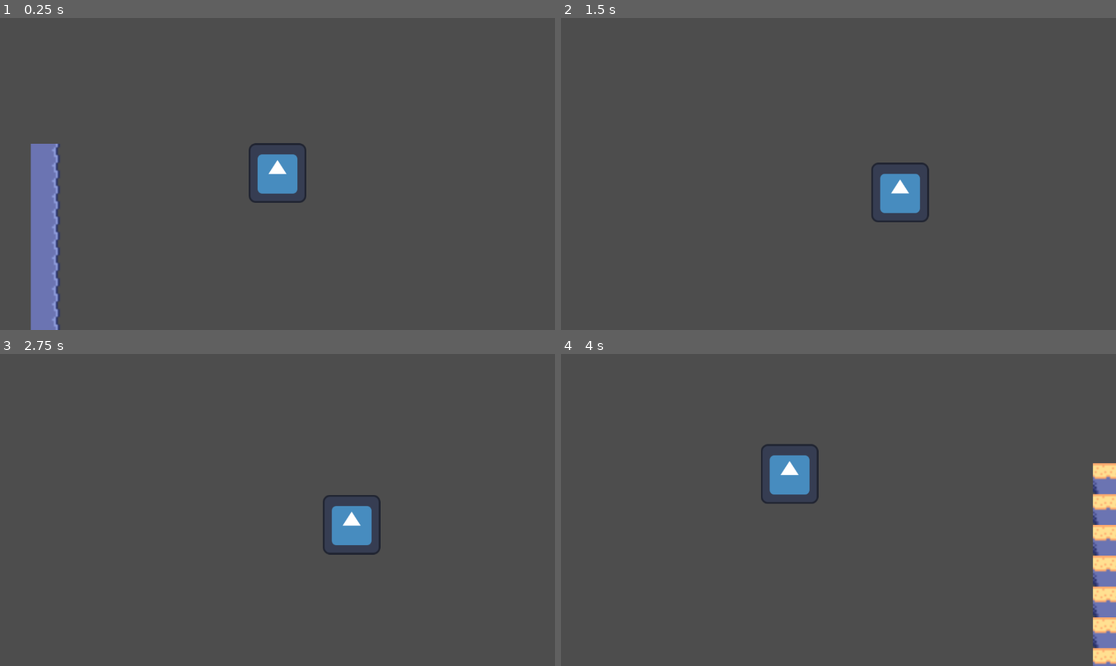
Above: before the commit, frames 1-4 (two rows, left to right).
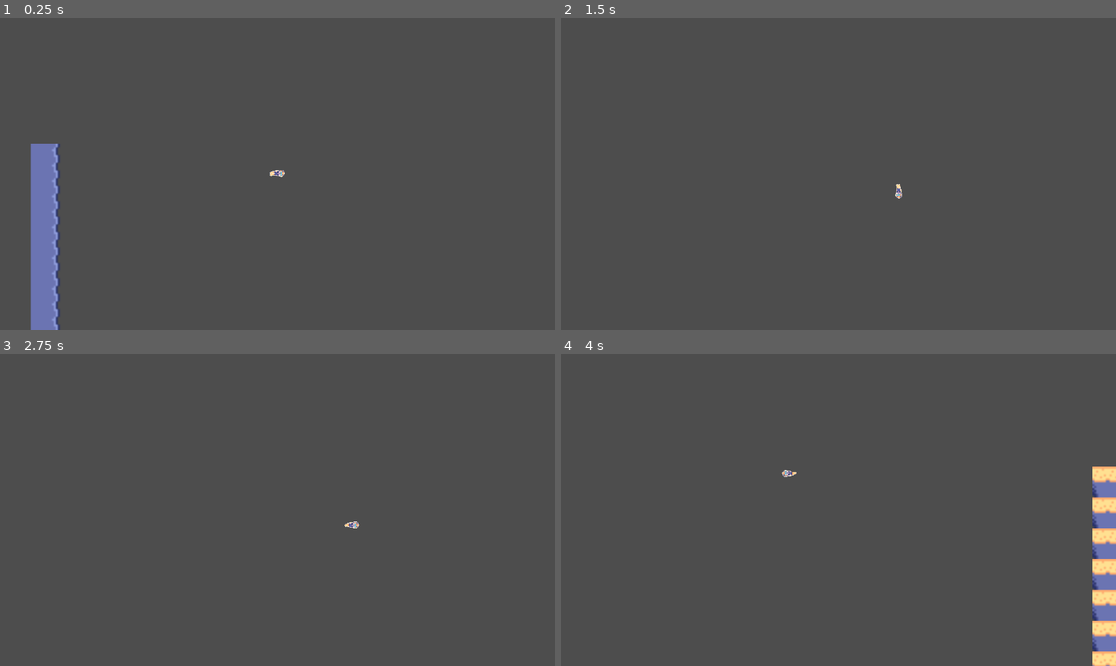
Above: after the commit, the same moments.

Repository: Steven-UY/2D-Game-Project
Game: Godot game, scene res://Scenes/Main.tscn
Same seed, same stepped clock (60 frames per second), same inputs: the game is played once before the commit and once after it. The engine's default icon, where the game draws it, is replaced by a stand-in: a white triangle on a blue panel in a dark square.
Inputs:
- Up to frame 1 (0.25 s): no input
- Up to frame 2 (1.5 s): hold D (move_right) 0.53-1.28 s; hold S (move_down) from 1.28 s (still down)
- Up to frame 3 (2.75 s): release S (move_down) at 2.03 s; hold D (move_right) from 2.03 s (still down)
- Up to frame 4 (4 s): release D (move_right) at 2.78 s; hold W (move_up) 2.78-3.53 s; hold A (move_left) from 3.53 s (still down)

The runs differ from the first frame. In frame 1, 1.2% of the frame differs, in the area x 44-56%, y 40-60%; in frame 2, 1.2%; in frame 3, 1.2%; in frame 4, 2.5%, in the area x 36-100%, y 28-100%.

Commit message:
finally got player to rotate gg

Diff:
--- a/vgd-lab-3/Scenes/maincharacter.tscn
+++ b/vgd-lab-3/Scenes/maincharacter.tscn
@@ -1,22 +1,65 @@
-[gd_scene load_steps=4 format=3 uid="uid://w7ty1bnhv1ri"]
+[gd_scene load_steps=7 format=3 uid="uid://w7ty1bnhv1ri"]
 
-[ext_resource type="Texture2D" uid="uid://b8uxsw2rsr6xi" path="res://Assets/icon.svg" id="1_0foge"]
 [ext_resource type="Script" path="res://Scripts/maincharacter.gd" id="1_pmeiv"]
+[ext_resource type="Texture2D" uid="uid://b6ci525q6np6a" path="res://Assets/SpearFishing Assets Pack/Sprites/Diver-32x32/Diver 6.png" id="2_mwdpp"]
 
 [sub_resource type="RectangleShape2D" id="RectangleShape2D_sv6ls"]
-size = Vector2(28, 28.75)
+size = Vector2(4, 7)
+
+[sub_resource type="Animation" id="Animation_kvomh"]
+resource_name = "swim_up"
+length = 0.4
+loop_mode = 1
+tracks/0/type = "value"
+tracks/0/imported = false
+tracks/0/enabled = true
+tracks/0/path = NodePath("SpriteUp:frame")
+tracks/0/interp = 1
+tracks/0/loop_wrap = true
+tracks/0/keys = {
+"times": PackedFloat32Array(0, 0.1, 0.2, 0.3, 0.4),
+"transitions": PackedFloat32Array(1, 1, 1, 1, 1),
+"update": 1,
+"values": [1, 2, 3, 4, 5]
+}
+
+[sub_resource type="Animation" id="Animation_6fl48"]
+length = 0.001
+tracks/0/type = "value"
+tracks/0/imported = false
+tracks/0/enabled = true
+tracks/0/path = NodePath("SpriteUp:frame")
+tracks/0/interp = 1
+tracks/0/loop_wrap = true
+tracks/0/keys = {
+"times": PackedFloat32Array(0),
+"transitions": PackedFloat32Array(1),
+"update": 1,
+"values": [1]
+}
+
+[sub_resource type="AnimationLibrary" id="AnimationLibrary_gtqqa"]
+_data = {
+"RESET": SubResource("Animation_6fl48"),
+"swim_up": SubResource("Animation_kvomh")
+}
 
 [node name="Maincharacter" type="CharacterBody2D"]
 collision_layer = 2
 script = ExtResource("1_pmeiv")
 
-[node name="Sprite2D" type="Sprite2D" parent="."]
+[node name="SpriteUp" type="Sprite2D" parent="."]
+texture_filter = 1
 position = Vector2(-3.8147e-06, 1)
+rotation = 1.5708
 scale = Vector2(0.234375, 0.242188)
-texture = ExtResource("1_0foge")
+texture = ExtResource("2_mwdpp")
+hframes = 7
+vframes = 4
+frame = 1
 
 [node name="CollisionShape2D" type="CollisionShape2D" parent="."]
-position = Vector2(0, 1)
+position = Vector2(0, 1.5)
 shape = SubResource("RectangleShape2D_sv6ls")
 
 [node name="Camera2D" type="Camera2D" parent="."]
@@ -26,3 +69,8 @@
 limit_smoothed = true
 position_smoothing_enabled = true
 position_smoothing_speed = 3.0
+
+[node name="PlayerAnimation" type="AnimationPlayer" parent="."]
+libraries = {
+"": SubResource("AnimationLibrary_gtqqa")
+}
--- a/vgd-lab-3/Scripts/maincharacter.gd
+++ b/vgd-lab-3/Scripts/maincharacter.gd
@@ -6,18 +6,31 @@
 const DRAG = 0.9  # Simulates water resistance (higher value means less inertia)
 const BUOYANCY = -30  # Buoyancy to slowly pull player upward when idle
 
+# Reference to the PlayerAnimation node
+@onready var player_animation = $PlayerAnimation
+
+func _ready():
+	# Automatically play the swim animation when the player spawns
+	player_animation.play("swim_up")  # Replace "swim_up" with your animation name
+
 #delta parameter allows behaviour to be unchanged with framerate(check docs)
 func _physics_process(delta):
 	# Get player input
 	var input_direction = Vector2.ZERO
 	if Input.is_action_pressed("move_right"):
 		input_direction.x += 20
+		rotation_degrees = 0  # Rotate right
 	if Input.is_action_pressed("move_left"):
 		input_direction.x -= 20
+		rotation_degrees = 180  # Rotate left
 	if Input.is_action_pressed("move_down"):
 		input_direction.y += 20
+		rotation_degrees = 90  # Rotate downward
 	if Input.is_action_pressed("move_up"):
 		input_direction.y -= 20
+		rotation_degrees = -90  # Rotate upward
+
+	# left key -> down right key -> up down key -> right upkey -> left
 
 	# Normalize input direction to prevent diagonal speed boost(check docs)
 	if input_direction.length() > 0:
